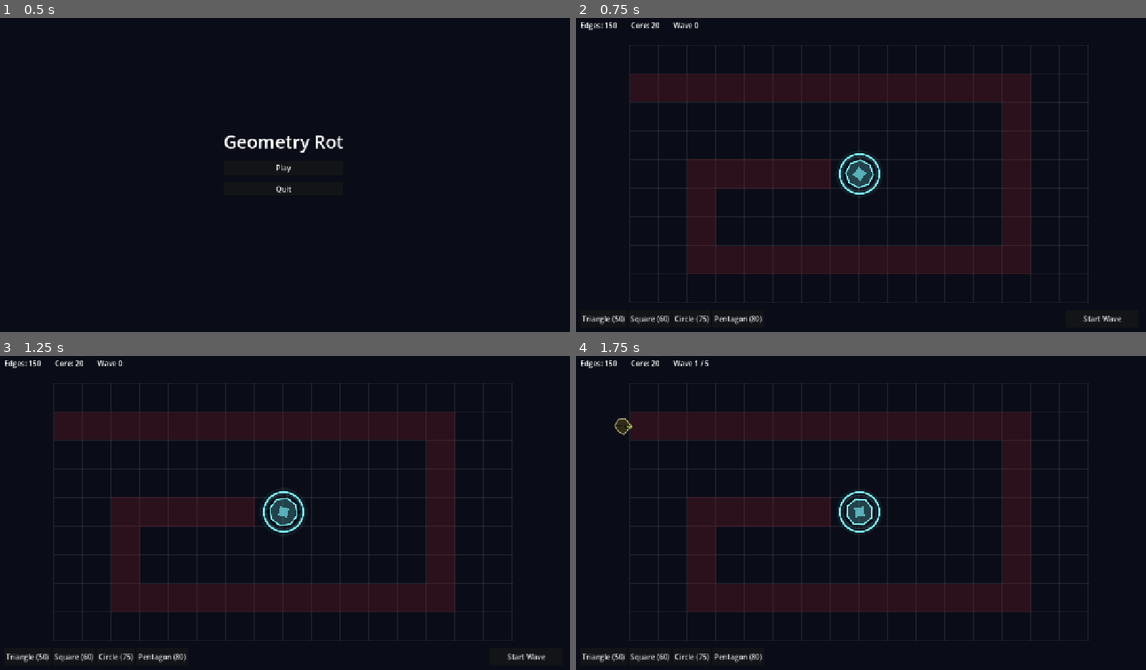
Above: before the commit, frames 1-4 (two rows, left to right).
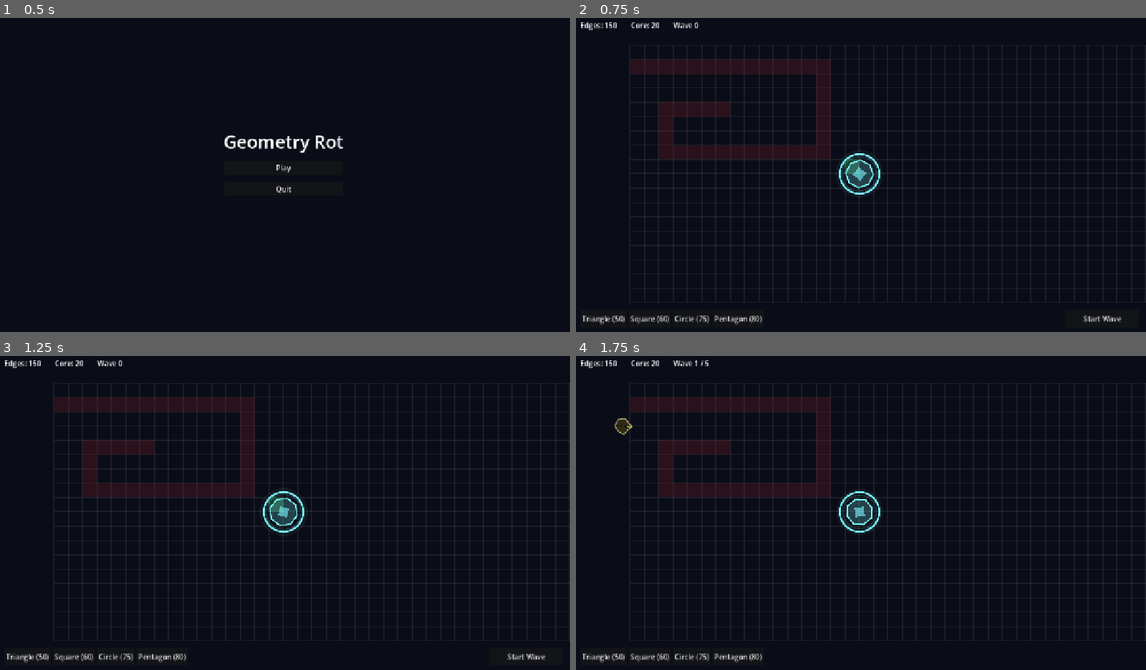
Above: after the commit, the same moments.

Repository: minabeikzadeh/GeometryRot
Game: Godot game, scene res://scenes/main_menu.tscn
The game is run twice, just before and just after one commit, with the same random seed, the same clock (stepped at 60 frames per second) and the same inputs.
Inputs:
- Up to frame 1 (0.5 s): no input
- Up to frame 2 (0.75 s): click "Play" at 0.5 s
- Up to frame 3 (1.25 s): no input
- Up to frame 4 (1.75 s): click "Start Wave" at 1.25 s

Frame 1 is identical in both runs. In frame 2, 20% of the frame differs, in the area x 9-100%, y 8-91%; in frame 3, 20%; in frame 4, 20%.

Commit message:
Add hover preview and range circle to grid

Diff:
--- a/scripts/grid/grid_manager.gd
+++ b/scripts/grid/grid_manager.gd
@@ -1,15 +1,30 @@
 class_name GridManager
 extends Node2D
-## Tracks which cells are open, occupied, or path. OWNER: Member 3.
-## Cells are Vector2i; cell_size is in pixels. The grid is drawn so the layout is visible without art.
+## Tracks which cells are open, occupied, or are parth of the path. OWNER: Member 3.
 
-@export var cell_size: int = 64
-@export var columns: int = 16
-@export var rows: int = 9
-@export var path_cells: Array[Vector2i] = []   # filled by the level; towers cannot be placed here
-@export var core_cells: Array[Vector2i] = []   # cells under the Core; also blocked
+@export var cell_size: int = 32
+@export var columns: int = 40
+@export var rows: int = 18
+@export var path_cells: Array[Vector2i] = []  # filled by the level; towers cannot be placed here
+@export var core_cells: Array[Vector2i] = []  # cells under the Core; also blocked
 
-var occupied: Dictionary = {}   # Vector2i -> Tower
+var occupied: Dictionary = {}
+var hover_cell: Vector2i = Vector2i(-1, -1)
+var preview_range: float = 0.0:
+	set = set_preview_range  # range circle shown on the hovered cell
+
+
+func set_preview_range(value: float) -> void:
+	if value != preview_range:
+		preview_range = value
+		queue_redraw()
+
+
+func _process(_delta: float) -> void:
+	var c := world_to_cell(get_global_mouse_position())
+	if c != hover_cell:
+		hover_cell = c
+		queue_redraw()
 
 
 func world_to_cell(pos: Vector2) -> Vector2i:
@@ -26,7 +41,12 @@
 
 
 func can_place(cell: Vector2i) -> bool:
-	return in_bounds(cell) and not occupied.has(cell) and not path_cells.has(cell) and not core_cells.has(cell)
+	return (
+		in_bounds(cell)
+		and not occupied.has(cell)
+		and not path_cells.has(cell)
+		and not core_cells.has(cell)
+	)
 
 
 func occupy(cell: Vector2i, tower: Node2D) -> void:
@@ -37,7 +57,7 @@
 	occupied.erase(cell)
 
 
-## Used by MergeManager: returns the towers in the 4 neighboring cells.
+## Used by MergeManager, it returns the towers in the 4 neighboring cells.
 func get_adjacent_towers(cell: Vector2i) -> Array:
 	var result: Array = []
 	for offset in [Vector2i.UP, Vector2i.DOWN, Vector2i.LEFT, Vector2i.RIGHT]:
@@ -52,6 +72,24 @@
 	for x in columns + 1:
 		draw_line(Vector2(x * cell_size, 0), Vector2(x * cell_size, rows * cell_size), line_color)
 	for y in rows + 1:
-		draw_line(Vector2(0, y * cell_size), Vector2(columns * cell_size, y * cell_size), line_color)
+		draw_line(
+			Vector2(0, y * cell_size), Vector2(columns * cell_size, y * cell_size), line_color
+		)
 	for c in path_cells:
-		draw_rect(Rect2(Vector2(c) * cell_size, Vector2(cell_size, cell_size)), Color(0.4, 0.1, 0.15, 0.35))
+		draw_rect(
+			Rect2(Vector2(c) * cell_size, Vector2(cell_size, cell_size)),
+			Color(0.4, 0.1, 0.15, 0.35)
+		)
+
+	# Hover highlight: green = can build here, red = blocked, faint white = tower (click to merge)
+	if in_bounds(hover_cell):
+		var rect := Rect2(Vector2(hover_cell) * cell_size, Vector2(cell_size, cell_size))
+		var ok := can_place(hover_cell)
+		var col := Color(0.3, 1.0, 0.5, 0.22) if ok else Color(1.0, 0.3, 0.3, 0.18)
+		if occupied.has(hover_cell):
+			col = Color(1, 1, 1, 0.10)
+		draw_rect(rect, col)
+		if ok and preview_range > 0.0:
+			draw_arc(
+				rect.get_center(), preview_range, 0.0, TAU, 64, Color(1, 1, 1, 0.28), 1.5, true
+			)
